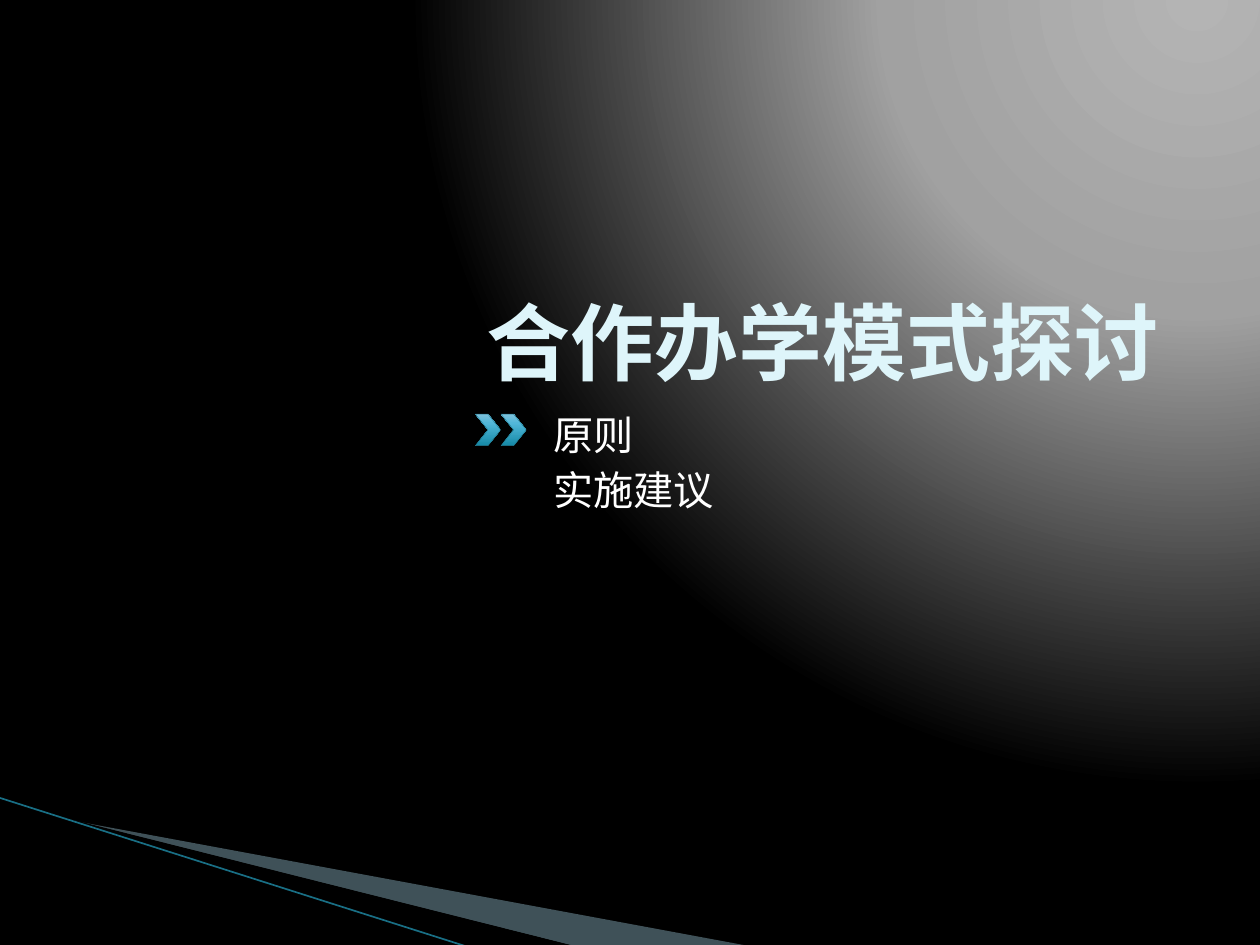
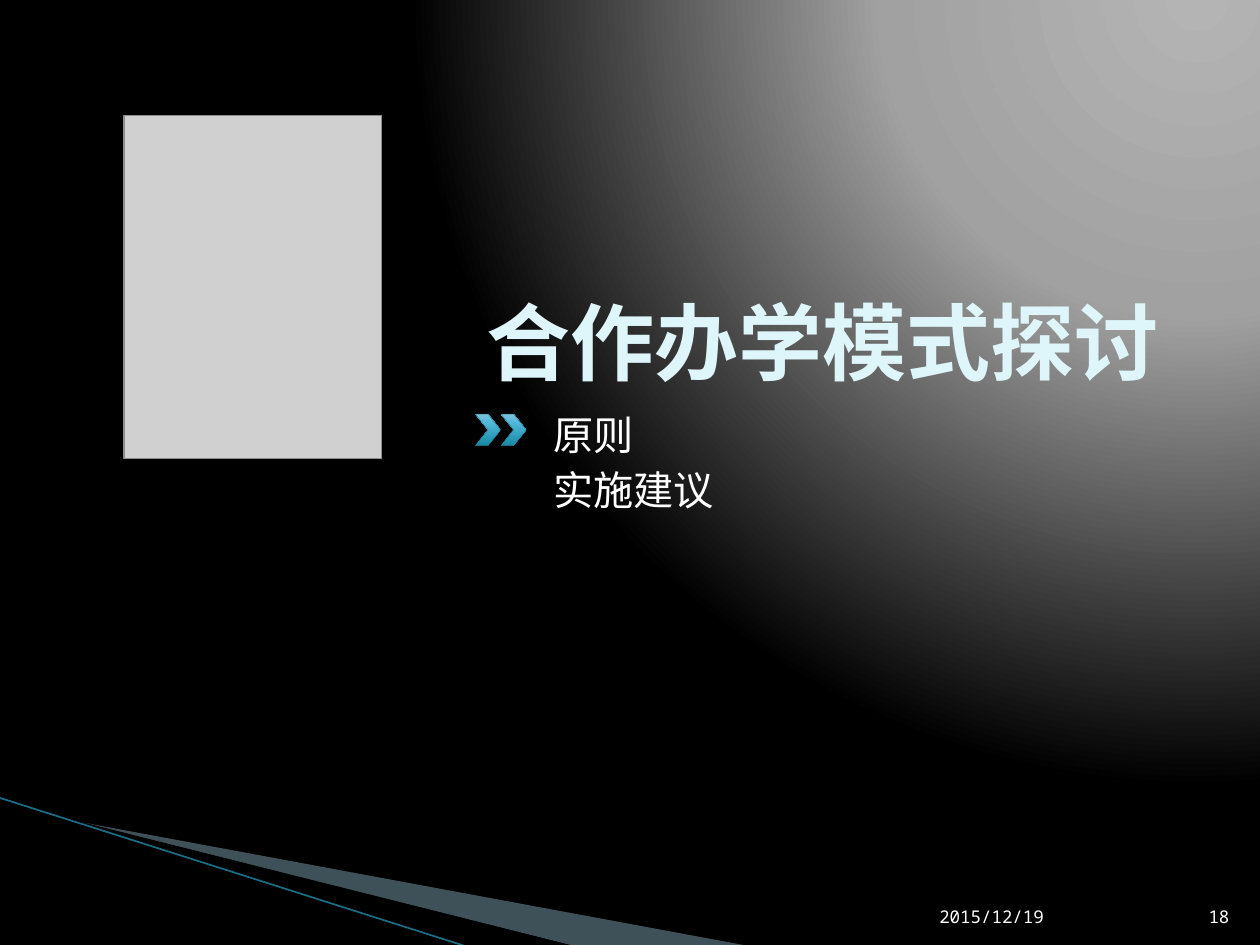
Before and after one commit to L3w1s-L1u/_outline, a slide deck: slide 18 of _Holland_College/赴加培训工作汇报.pptx (slide 10 before the commit). Drawn at 1260x945 pixels with LibreOffice and Linux fonts; fonts in the diff are those of the drawing; grey boxes stand for pictures; background and template pictures are left out. Boxes give left, top, right and bottom in pixels: in the first picture for what was removed or moved away, otherwise in the second. Text is boxed around its words. In the diff, an @@ line names an element or a change of style, - is before the commit and + after.

```diff
--- a/_Holland_College/赴加培训工作汇报.pptx
+++ b/_Holland_College/赴加培训工作汇报.pptx
@@ picture added at box(123, 116, 381, 460) @@
@@ text added at box(939, 910, 1044, 923), 10 pt, text #FFFFFF @@
+2015/12/19
@@ page number added at box(1209, 910, 1230, 923), 10 pt, text #FFFFFF @@
+18
```
Also in this commit, not shown: 7 other slides changed, 14 slides added, 3 slides removed, 5 other files.
